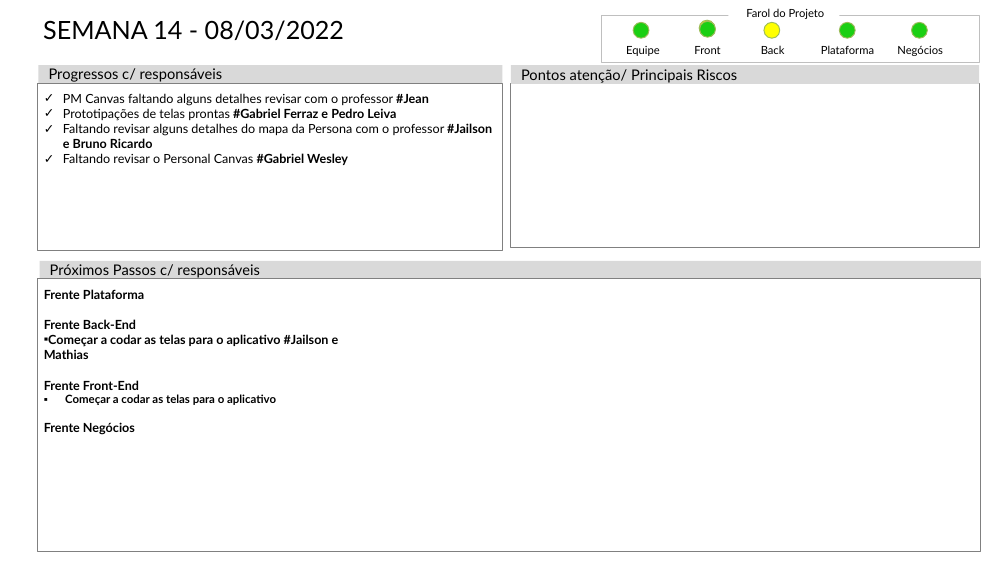
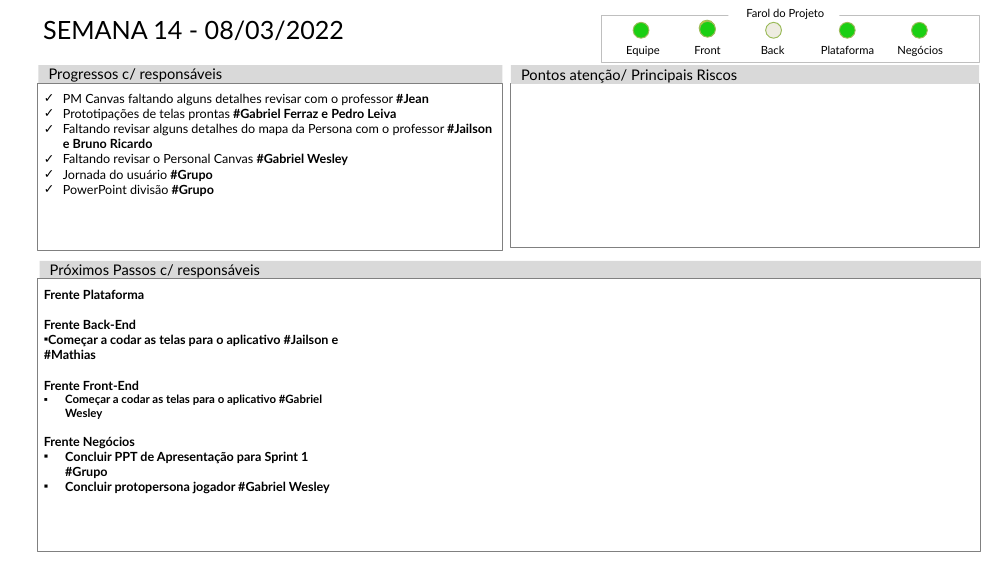
Before and after one commit to Biellferraz/Resenha, a slide deck: slide 14 of documentacao/status-report/Status_Report_-_Grupo_09.pptx. Drawn at 1008x567 pixels with LibreOffice and Linux fonts; fonts in the diff are those of the drawing. Boxes give left, top, right and bottom in pixels: in the first picture for what was removed or moved away, otherwise in the second. Text is boxed around its words. In the diff, an @@ line names an element or a change of style, - is before the commit and + after.

```diff
--- a/documentacao/status-report/Status_Report_-_Grupo_09.pptx
+++ b/documentacao/status-report/Status_Report_-_Grupo_09.pptx
@@ ellipse at box(766, 23, 782, 38): fill #FFFF00 to #EEECE1 @@
@@ text in rectangle at box(63, 169, 214, 196): paragraphs added @@
+✓ Jornada do usuário #Grupo
+✓ PowerPoint divisão #Grupo
@@ text in rectangle at box(44, 334, 339, 359): text changed @@
-  ▪ Começar a codar as telas para o aplicativo #Jailson e Mathias
+  ▪ Começar a codar as telas para o aplicativo #Jailson e #Mathias
@@ text in rectangle at box(65, 394, 322, 419): text changed @@
-  ▪ Começar a codar as telas para o aplicativo
+  ▪ Começar a codar as telas para o aplicativo #Gabriel Wesley
@@ text in rectangle at box(65, 451, 330, 494): paragraphs added @@
+  ▪ Concluir PPT de Apresentação para Sprint 1 #Grupo
+  ▪ Concluir protopersona jogador #Gabriel Wesley
```
Also in this commit, not shown: 1 other slide changed, 42 other files.
